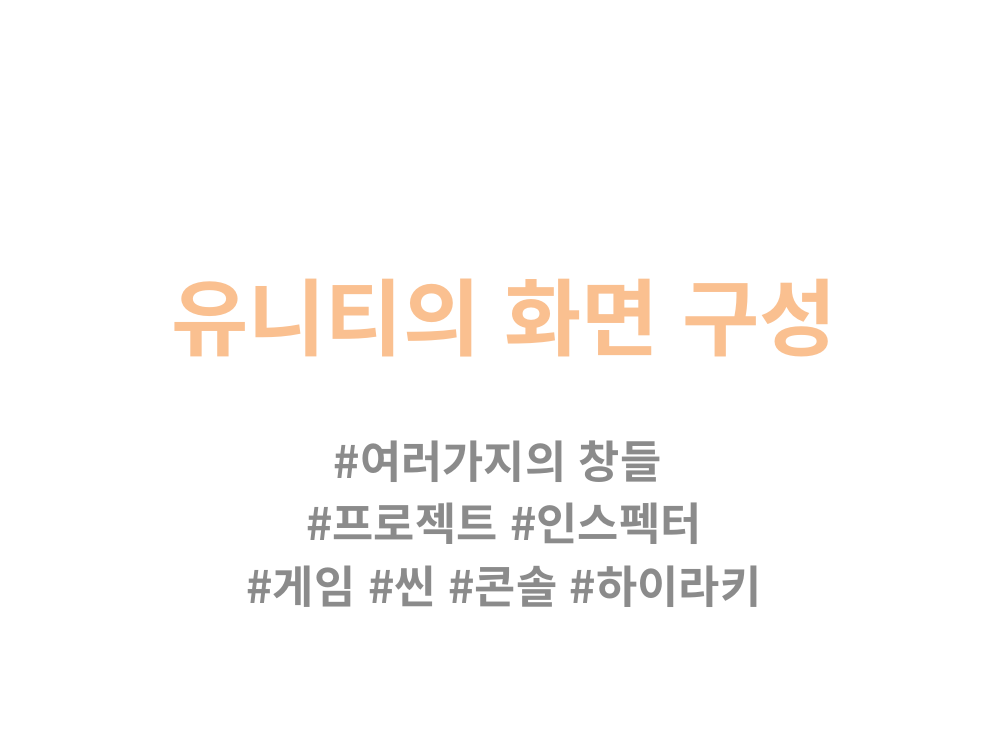
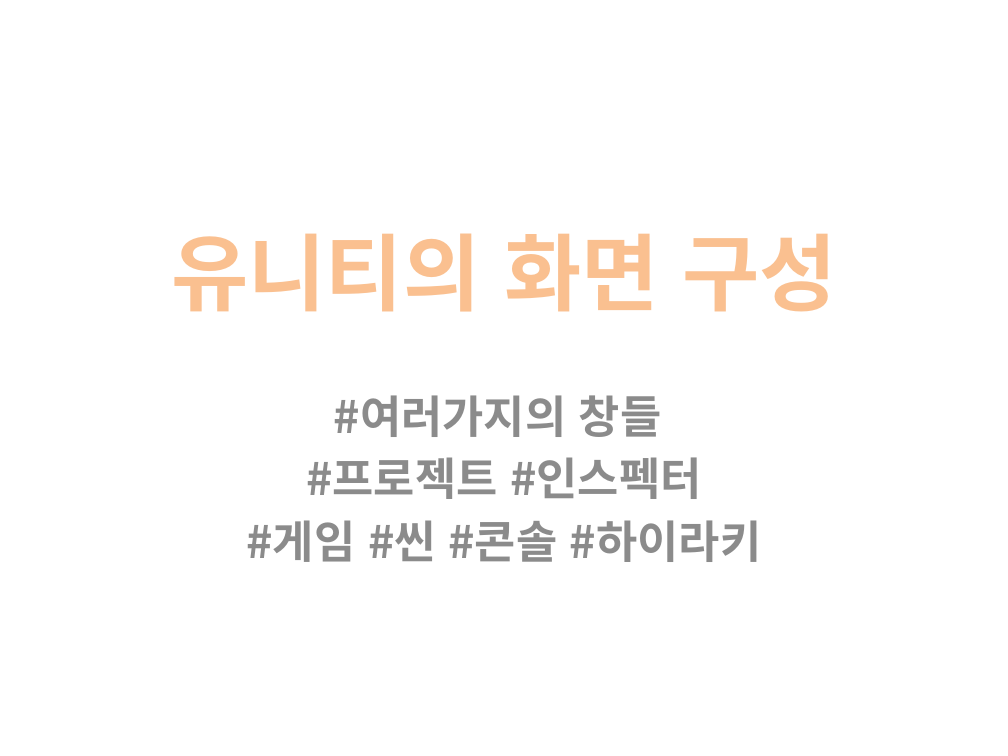
Before and after one commit to IamGroooooot/cien-unity-2019, a slide deck: slide 11 of 1주차.pptx (slide 9 before the commit). Drawn at 1008x756 pixels with LibreOffice and Linux fonts; fonts in the diff are those of the drawing. Boxes give left, top, right and bottom in pixels: in the first picture for what was removed or moved away, otherwise in the second. Text is boxed around its words. In the diff, an @@ line names an element or a change of style, - is before the commit and + after.

```diff
--- a/1주차.pptx
+++ b/1주차.pptx
@@ title "유니티의 화면 구성": place and size @@
-title "유니티의 화면 구성" at [171, 278, 837, 357]
+title "유니티의 화면 구성" at [171, 233, 837, 312]
@@ subtitle "#여러가지의 창들": place and size @@
-subtitle "#여러가지의 창들" at [247, 440, 761, 607]
+subtitle "#여러가지의 창들" at [247, 395, 761, 562]
```
Also in this commit, not shown: 8 other slides changed, 20 slides added, 1 slide removed.
